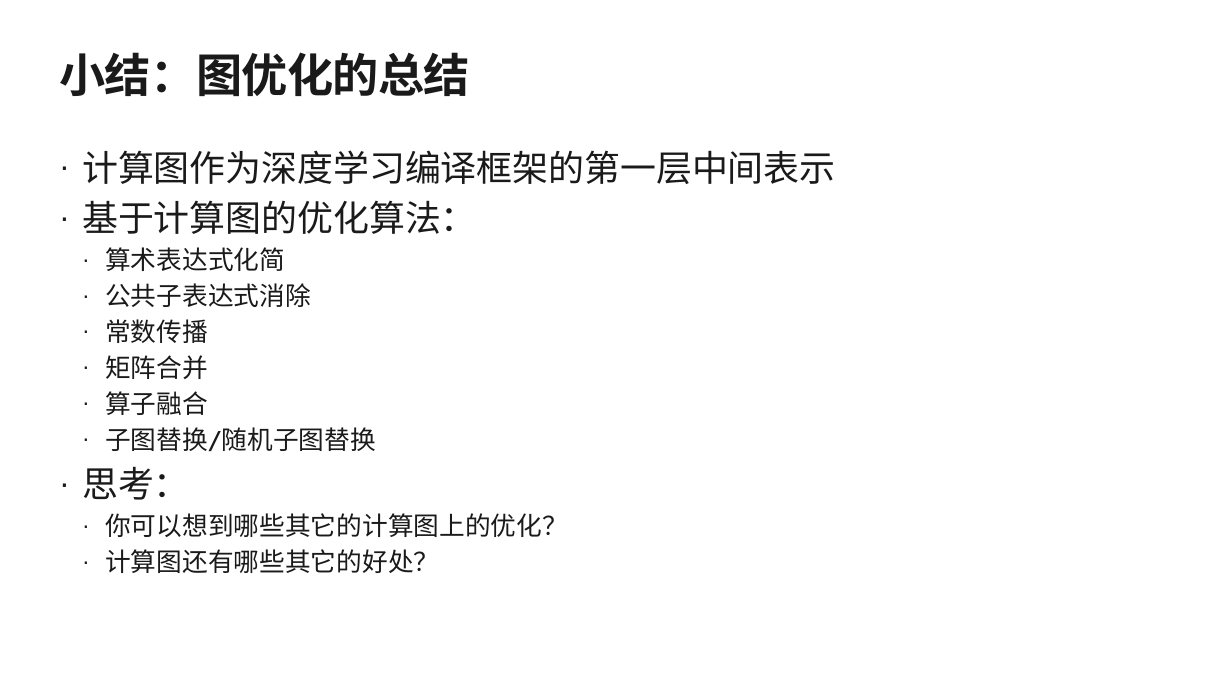
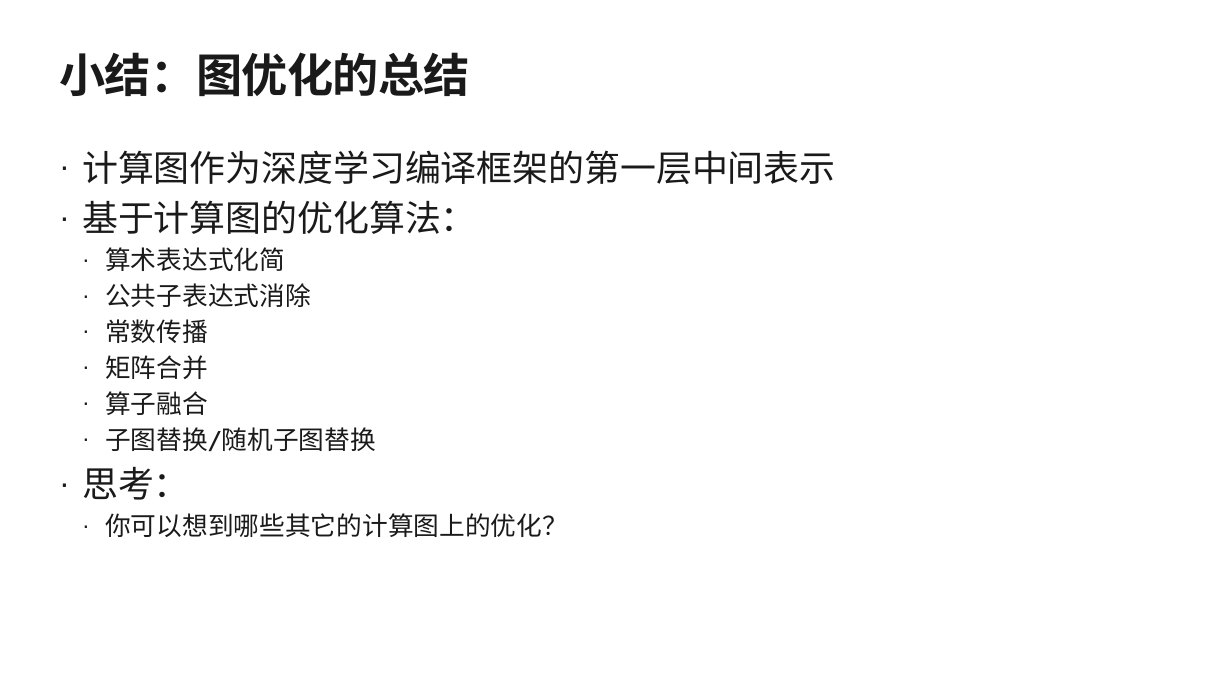
Before and after one commit to microsoft/AI-System, a slide deck: slide 19 of Lectures/AdvancedTopics/SystemforAI-9-Compilation and Optimization.ppsx (slide 17 before the commit). Drawn at 1232x693 pixels with LibreOffice and Linux fonts; fonts in the diff are those of the drawing; background and template pictures are left out. Boxes give left, top, right and bottom in pixels: in the first picture for what was removed or moved away, otherwise in the second. Text is boxed around its words. In the diff, an @@ line names an element or a change of style, - is before the commit and + after.

```diff
--- a/Lectures/AdvancedTopics/SystemforAI-9-Compilation and Optimization.ppsx
+++ b/Lectures/AdvancedTopics/SystemforAI-9-Compilation and Optimization.ppsx
@@ text at [105, 549, 439, 573]: paragraph removed @@
-  · 计算图还有哪些其它的好处？
```
Also in this commit, not shown: 12 other slides changed, 17 slides added, 7 slides removed, 4 other files.
